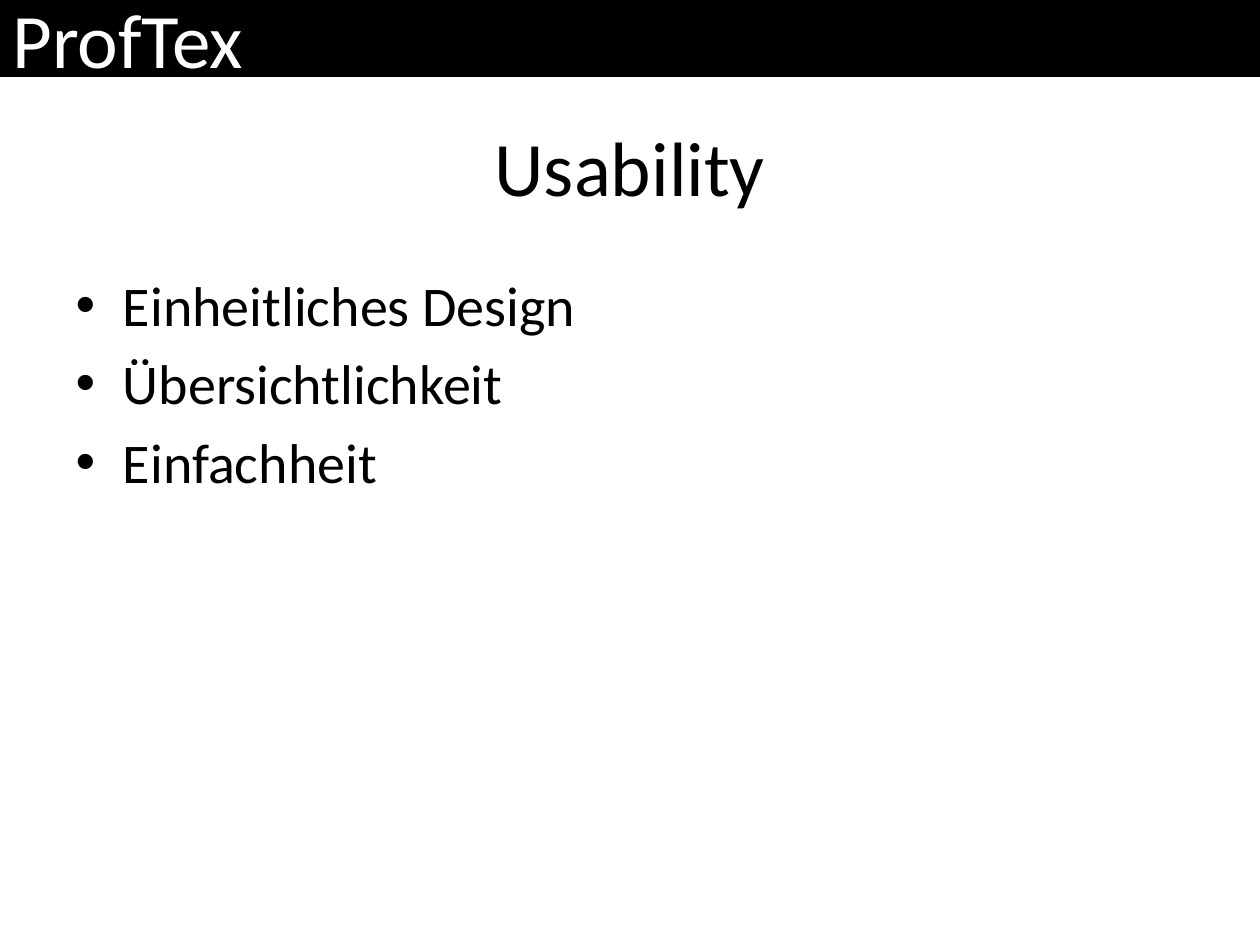
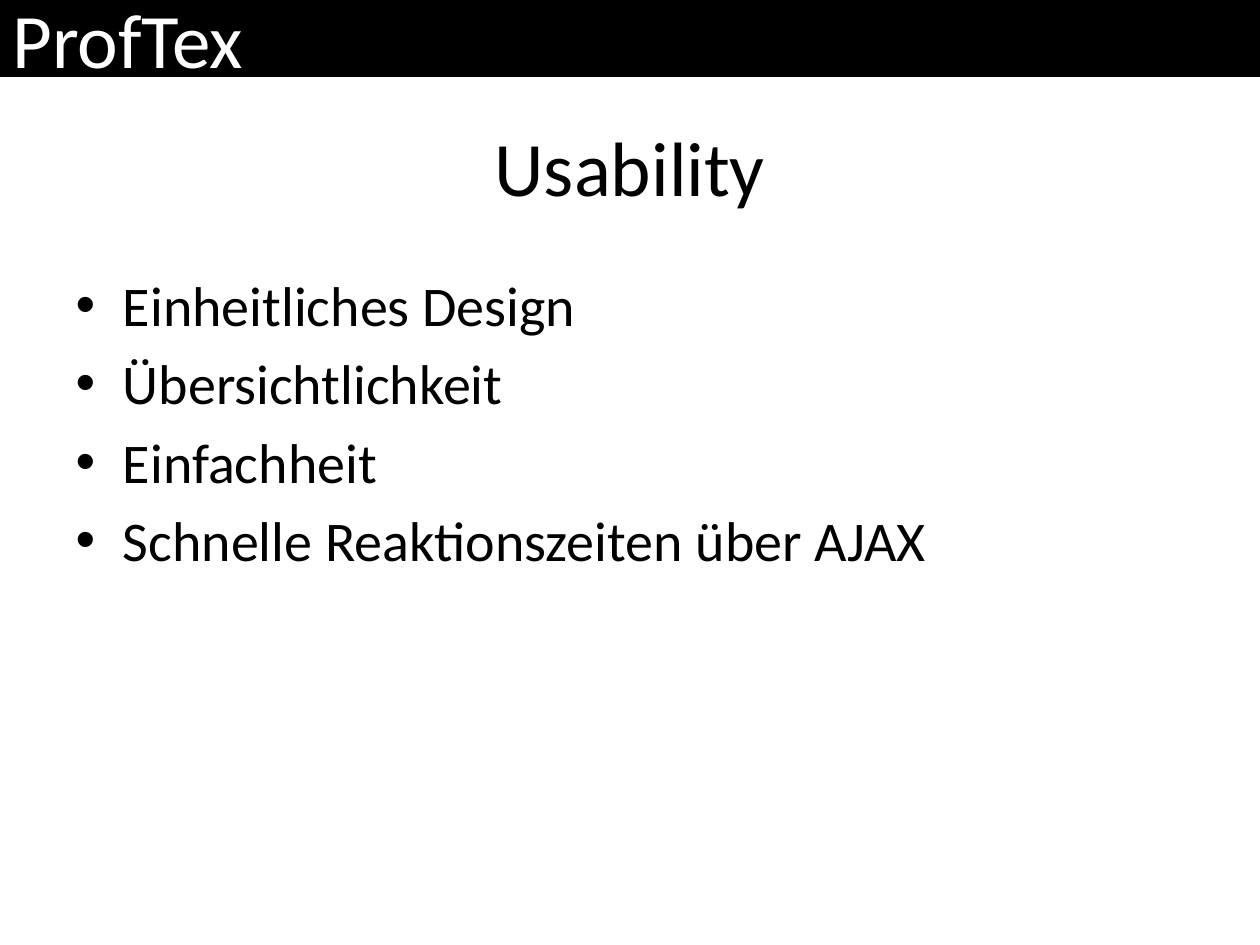
Before and after one commit to ProfTeX/mockup, a slide deck: slide 10 of ProfTeX.pptx (slide 9 before the commit). Drawn at 1260x945 pixels with LibreOffice and Linux fonts; fonts in the diff are those of the drawing. Boxes give left, top, right and bottom in pixels: in the first picture for what was removed or moved away, otherwise in the second. Text is boxed around its words. In the diff, an @@ line names an element or a change of style, - is before the commit and + after.

```diff
--- a/ProfTeX.pptx
+++ b/ProfTeX.pptx
@@ text at (123,522,926,562): paragraph added @@
+• Schnelle Reaktionszeiten über AJAX
```
Also in this commit, not shown: 3 other slides changed, 1 slide added.
